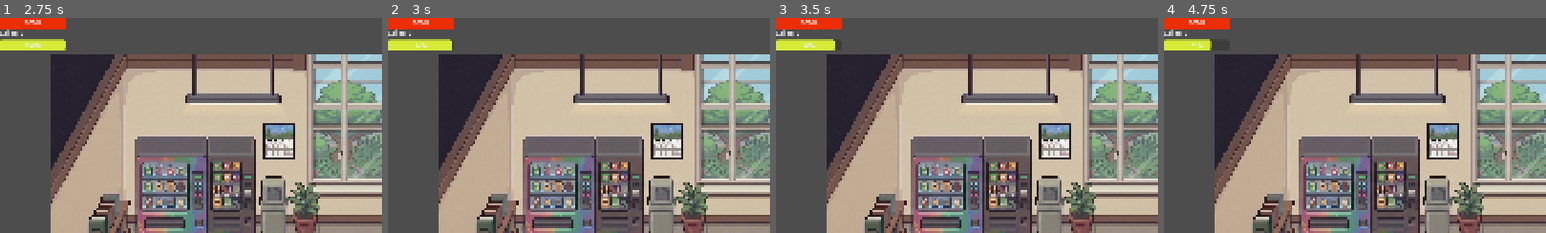
Above: before the commit, frames 1-4 (left to right).
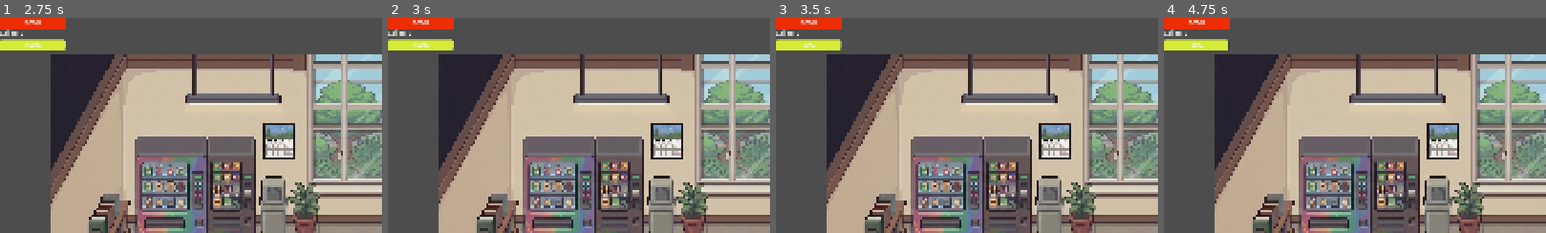
Above: after the commit, the same moments.

Repository: ivachqq/Nyctophobia
Game: Godot game, scene res://menu.tscn
The game is run twice, just before and just after one commit, with the same random seed, the same clock (stepped at 60 frames per second) and the same inputs.
Inputs (mouse positions are % of the whole screen's width and height, from its top left):
- Up to frame 1 (2.75 s): click "ИГРАТЬ" at 0.5 s; tap Enter at 1.25 s; move the mouse to (72, 45) at 1.27 s; press the mouse at (72, 45) at 1.28 s; hold D (right) 1.28-2.03 s; move the mouse to (30, 55) at 2.02 s; release the mouse at (30, 55) at 2.03 s; hold S (down) from 2.03 s (still down); click (30, 55) at 2.1 s
- Up to frame 2 (3 s): move the mouse to (60, 28) at 2.77 s; release S (down) at 2.78 s; hold D (right) from 2.78 s (still down); hold G (toggle_flashlight) from 2.78 s (still down)
- Up to frame 3 (3.5 s): keep holding D (right); keep holding G (toggle_flashlight); click (60, 28) at 3.05 s
- Up to frame 4 (4.75 s): move the mouse to (45, 70) at 3.52 s; release D (right) at 3.53 s; release G (toggle_flashlight) at 3.53 s; hold W (up) 3.53-4.28 s; click (45, 70) at 3.6 s; move the mouse to (80, 65) at 4.27 s; press the mouse at (80, 65) at 4.28 s; hold A (left) from 4.28 s (still down)
The pictures show only the part of the screen within x 0-50%, y 0-50%; the shares and areas given below are measured in that part.

Frame 1 is identical in both runs. In frame 2, less than 0.1% of the frame differs, in the area x 6-18%, y 9-16%; in frame 3, 0.1%; in frame 4, 0.3%, in the area x 7-17%, y 9-16%.

Commit message:
stun from lantern

Diff:
--- a/scene/nps.gd
+++ b/nps.gd
@@ -8,17 +8,17 @@
 		if not has_talked:
 			var story = [
 				"Привет! Ого, как ты тут оказался?
-				Редко кто заходит а наш город
+				Редко кто заходит в наш город
 				(ЛКМ чтобы продолжить)",
 				"Ты заблудился?",
 				"Хорошо,
 				я помогу тебе выбраться из нашего города",
 				"Но тебе нужно помочь мне",
-				"В нашем городе где-то лежит мечь,
+				"В нашем городе где-то лежит меч,
 				с ним ты сможешь атаковать врагов",
 				"А с врагов падают монеты",
 				"Собери 20 монет,
-				тогда может я помогу тебе"
+				тогда, может, я помогу тебе"
 			]
 			body.start_dialogue(story)
 			has_talked = true
--- a/scene/level_1.tscn
+++ b/scene/level_1.tscn
@@ -5,7 +5,7 @@
 [ext_resource type="PackedScene" uid="uid://vvfctpqo65av" path="res://scene/portal.tscn" id="2_rpurj"]
 [ext_resource type="Texture2D" uid="uid://dcpkpyr1xosne" path="res://animation/Gemini_Generated_Image_y06p1qy06p1qy06p.png" id="3_lsoxn"]
 [ext_resource type="Texture2D" uid="uid://d4fjxe3882r7j" path="res://animation/Gemini_Generated_Image_y06p1qy06p1qy06p-edited-free (carve.photos).png" id="4_70cbr"]
-[ext_resource type="PackedScene" uid="uid://cscn3h4abvnem" path="res://script/mob1.tscn" id="5_1gcq6"]
+[ext_resource type="PackedScene" uid="uid://cscn3h4abvnem" path="res://scene/mob1.tscn" id="5_1gcq6"]
 [ext_resource type="Texture2D" uid="uid://bikno24rs11a6" path="res://animation/parkBack.png" id="6_lsoxn"]
 [ext_resource type="Texture2D" uid="uid://codv854eufjrx" path="res://animation/Gemini_Generated_Image_bmyl5bmyl5bmyl5b.png" id="6_x17xt"]
 [ext_resource type="Texture2D" uid="uid://cu8hrpgrl4utj" path="res://animation/Gemini_Generated_Image_mkdpwsmkdpwsmkdp.png" id="9_c1764"]
@@ -569,7 +569,7 @@
 polygon = PackedVector2Array(2719, -1535, 2720, 1537, -2784, 1538, -2784, -1536, 2705, -1534, 2704, -1541, -2863, -1568, -2970, 1728, 3002, 1675, 2913, -1737, 2718, -1542)
 
 [node name="Area2D" parent="." unique_id=1255259538 instance=ExtResource("12_a2j0k")]
-position = Vector2(862, -9)
+position = Vector2(352, 379)
 
 [node name="SpawnFromBase" type="Marker2D" parent="." unique_id=71132853]
 position = Vector2(2164, -400)
--- a/scene/nps.tscn
+++ b/scene/nps.tscn
@@ -1,7 +1,7 @@
 [gd_scene format=3 uid="uid://chwnmblrbi1gp"]
 
 [ext_resource type="Texture2D" uid="uid://dw3305k4fwnvh" path="res://animation/det.png" id="1_ha7tp"]
-[ext_resource type="Script" uid="uid://dmtwf85jm8oc8" path="res://scene/nps.gd" id="1_x7u2o"]
+[ext_resource type="Script" uid="uid://dmtwf85jm8oc8" path="res://nps.gd" id="1_x7u2o"]
 
 [sub_resource type="CircleShape2D" id="CircleShape2D_x7u2o"]
 radius = 41.01219
--- a/scene/player.tscn
+++ b/scene/player.tscn
@@ -370,6 +370,10 @@
 scale = Vector2(0.1, 0.1)
 texture = ExtResource("3_fvtld")
 
+[node name="FlashlightRay" type="RayCast2D" parent="FlashLightPivot" unique_id=2119508089]
+target_position = Vector2(0, 60)
+collision_mask = 4
+
 [node name="CanvasLayer" type="CanvasLayer" parent="." unique_id=67024261]
 
 [node name="HealthBar" type="ProgressBar" parent="CanvasLayer" unique_id=1818912784]
--- a/script/mob.gd
+++ b/script/mob.gd
@@ -3,65 +3,93 @@
 @onready var anim = $AnimatedSprite2D
 var speed = 100
 var player = null
-
 var coin_scene = preload("res://scene/coins.tscn")
-
 var target_to_attack = null
 var can_attack = true
 var hp = 3
 @onready var hp_bar = $MobHealthBar
 
+# Для ослепления фонариком
+var is_stunned = false
+var stun_timer = 0.0
+
+func _ready():
+ add_to_group("mob")
+
 func take_damage(amount):
-	hp -= amount
-	hp_bar.value = hp
-	if hp <= 0:
-		die()
+ hp -= amount
+ hp_bar.value = hp
+ if hp <= 0:
+  die()
 
 func die():
-	spawn_coin()
-	queue_free()
+ spawn_coin()
+ queue_free()
 
 func spawn_coin():
-	var coin = coin_scene.instantiate()
-	get_parent().add_child(coin)
-	coin.global_position = global_position
+ var coin = coin_scene.instantiate()
+ get_parent().add_child(coin)
+ coin.global_position = global_position
+
+# ИСПРАВЛЕННАЯ ФУНКЦИЯ ОСЛЕПЛЕНИЯ
+func apply_flashlight_stun():
+ # Если моб УЖЕ ослеплен, мы выходим из функции,
+ # чтобы не сбрасывать таймер обратно на 4.0 каждый кадр
+ if is_stunned:
+  return
+
+ is_stunned = true
+ stun_timer = 4.0
+ anim.play("Idle")
 
 func _physics_process(delta: float) -> void:
-	if player:
-		var dir = (player.position - position).normalized()
-		velocity = dir * speed
-		move_and_slide()
-		anim.play("walk")
-		anim.flip_h = dir.x < 0
-	else:
-		velocity = Vector2(0, 0 )
-		anim.play("Idle")
+ # Если ослеплён — стоим на месте и отсчитываем время
+ if is_stunned:
+  stun_timer -= delta
+  if stun_timer <= 0:
+   is_stunned = false
+  velocity = Vector2.ZERO
+  move_and_slide()
+  return  # выходим, не двигаемся и не атакуем
+
+ # Обычное поведение (погоня)
+ if player:
+  var dir = (player.position - position).normalized()
+  velocity = dir * speed
+  move_and_slide()
+  anim.play("walk")
+  anim.flip_h = dir.x < 0
+ else:
+  velocity = Vector2(0, 0)
+  anim.play("Idle")
+
 
 func _on_area_2d_body_entered(body: Node2D) -> void:
-	if body.name == "player":
-		player = body
+ if body.name == "player":
+  player = body
 
 func _on_area_2d_body_exited(body: Node2D) -> void:
-		player = null
+ if body.name == "player":
+  player = null
 
 func _on_area_2d_2_body_entered(body: Node2D) -> void:
-	if body.name == "player":
-		target_to_attack = body
-		check_attack()
+ if body.name == "player":
+  target_to_attack = body
+  check_attack()
 
 func _on_area_2d_2_body_exited(body: Node2D) -> void:
-	if body == target_to_attack:
-		target_to_attack = null
+ if body == target_to_attack:
+  target_to_attack = null
 
 func _on_timer_timeout() -> void:
-	can_attack = true
-	check_attack()
+ can_attack = true
+ check_attack()
 
 func check_attack():
-	if target_to_attack and can_attack:
-		perform_attack()
+ if target_to_attack and can_attack:
+  perform_attack()
 
 func perform_attack():
-	can_attack = false
-	target_to_attack.take_damage(1)
-	$Timer.start()
+ can_attack = false
+ target_to_attack.take_damage(1)
+ $Timer.start()
--- a/script/player.gd
+++ b/script/player.gd
@@ -16,7 +16,7 @@
 # Батарея фонарика
 var battery_max: float = 100.0
 var battery: float = battery_max
-var battery_drain_rate: float = 15.0
+var battery_drain_rate: float = 1.0
 
 # Атака и предметы
 var is_attacking = false
@@ -25,6 +25,7 @@
 
 @onready var sword_icon = $CanvasLayer/SwordIcon
 @onready var coin_label = $CanvasLayer/CoinLabel
+@onready var flashlight_ray = $FlashLightPivot/FlashlightRay
 
 # Диалог
 var dialogue_lines: Array = []
@@ -56,6 +57,18 @@
 		if spawn_point:
 			global_position = spawn_point.global_position
 
+func check_flashlight_hit():
+	if not flashlight_on:
+		return
+
+	flashlight_ray.force_raycast_update()
+
+	if flashlight_ray.is_colliding():
+		var body = flashlight_ray.get_collider()
+
+		if body and body.is_in_group("mob"):
+			if body.has_method("apply_flashlight_stun"):
+				body.apply_flashlight_stun()
 func take_damage(amount: int):
 	var final_damage = amount - armor
 	if final_damage < 0:
@@ -93,6 +106,8 @@
 			idle()
 
 	move_and_slide()
+	if flashlight_on:
+		check_flashlight_hit()
 
 	# Расход батареи, если фонарик включен
 	if flashlight_on:
Renamed: scene/nps.gd.uid -> nps.gd.uid
Empty file added: scene/mob.gd
Not shown, removed: scene/mob.gd.uid
Not shown: 1 places in scene/mob.tscn that only renumber resources
Renamed: script/mob1.tscn -> scene/mob1.tscn
Not shown: 1 places in script/mob.tscn that only renumber resources
